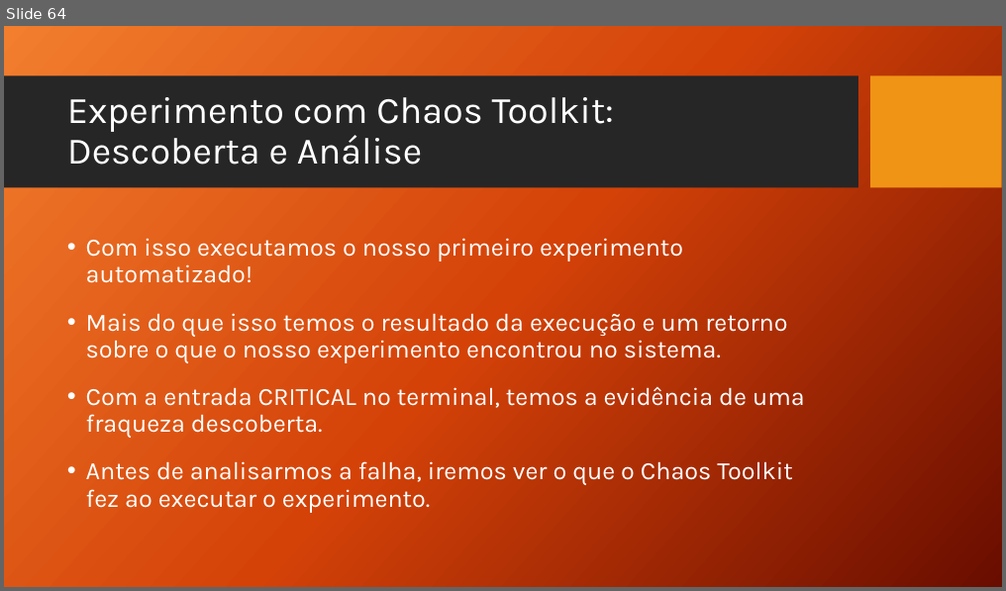
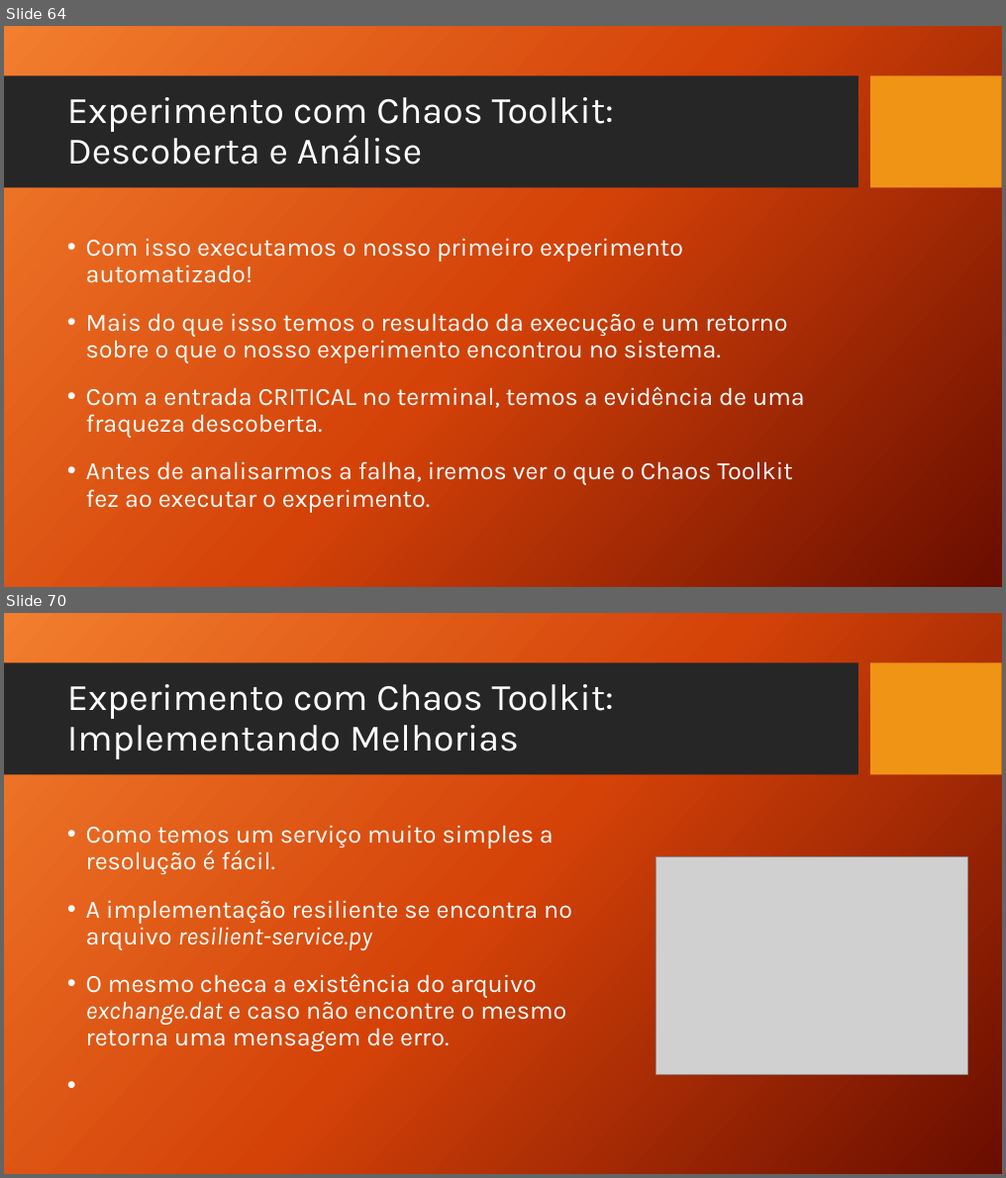
Before and after one commit to TCC-Chaos-Engineering/docs-chaos-engineering, a slide deck: docs/Chaos Engineering - Das Hipoteses aos Testes.pptx. Shown one above the other, each under a label of ours: slide 64 before the commit, slides 64 and 70 after it; the slides between them are not shown. The pictures are 1006x591 and 1006x1178 pixels, drawn with LibreOffice and Linux fonts; fonts in the diff are those of the drawing; grey boxes stand for pictures; background and template pictures are left out. Boxes give left, top, right and bottom in pixels: in the first picture for what was removed or moved away, otherwise in the second. Text is boxed around its words. In the diff, an @@ line names an element or a change of style, - is before the commit and + after.

Commit message:
Chaos Toolkit - Validando Melhorias

```diff
--- a/docs/Chaos Engineering - Das Hipoteses aos Testes.pptx
+++ b/docs/Chaos Engineering - Das Hipoteses aos Testes.pptx
@@ slide 70 added at [4, 613, 1002, 1174], background picture (left out); not listed: 2 template elements that a slide beside it also shows @@
@@ title added at [67, 684, 614, 760], 36 pt, text #FFFFFF @@
+Experimento com Chaos Toolkit:
+Implementando Melhorias
@@ text added at [86, 825, 572, 1052], 24 pt, text #FFFFFF @@
+• Como temos um serviço muito simples a resolução é fácil.
+• A implementação resiliente se encontra no arquivo resilient-service.py
+• O mesmo checa a existência do arquivo exchange.dat e caso não encontre o mesmo retorna uma mensagem de erro.
@@ picture added at [656, 858, 967, 1075] @@
```
Also in this commit, not shown: 7 slides changed, 28 other slides added.
